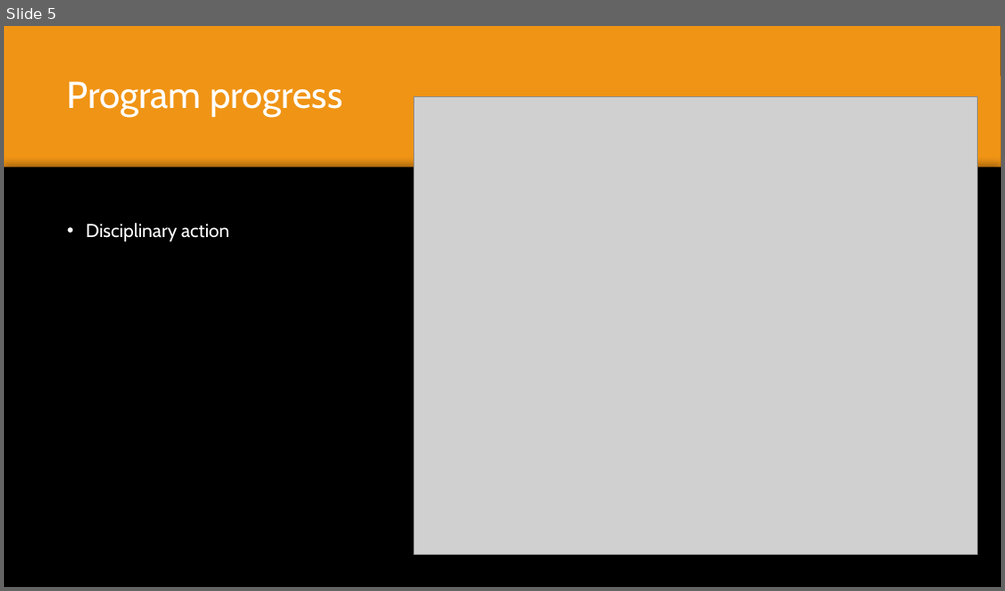
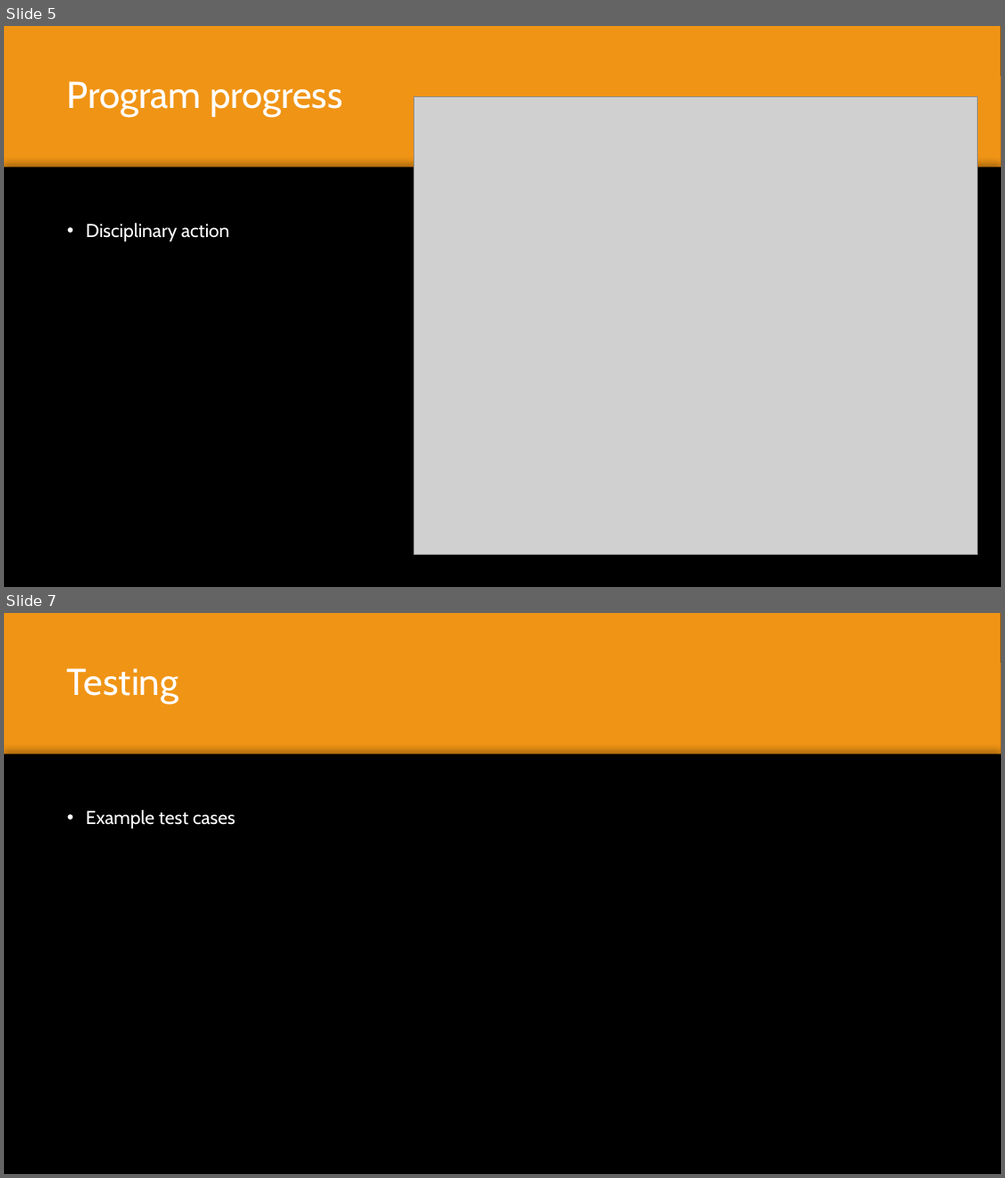
Before and after one commit to denizarikoglu/Repository, a slide deck: Files/Finle prgress, Team 1 Group 6.pptx. Shown one above the other, each under a label of ours: slide 5 before the commit, slides 5 and 7 after it; the slides between them are not shown. The pictures are 1005x591 and 1005x1178 pixels, drawn with LibreOffice and Linux fonts; fonts in the diff are those of the drawing; grey boxes stand for pictures; background and template pictures are left out. Boxes give left, top, right and bottom in pixels: in the first picture for what was removed or moved away, otherwise in the second. Text is boxed around its words. In the diff, an @@ line names an element or a change of style, - is before the commit and + after.

```diff
--- a/Files/Finle prgress, Team 1 Group 6.pptx
+++ b/Files/Finle prgress, Team 1 Group 6.pptx
@@ slide 7 added at <box>4,613,1001,1174</box>, background picture (left out); not listed: 2 template elements that a slide beside it also shows @@
@@ rectangle added at <box>4,613,1001,1174</box>, fill #F09415 @@
@@ title added at <box>67,668,178,704</box>, 36 pt, text #FFFFFF @@
+Testing
@@ rectangle added at <box>4,755,1001,1174</box>, fill #000000 @@
@@ text added at <box>86,810,235,828</box>, 18 pt, text #FFFFFF @@
+• Example test cases
```
Also in this commit, not shown: 2 other slides added, 1 slide removed.
